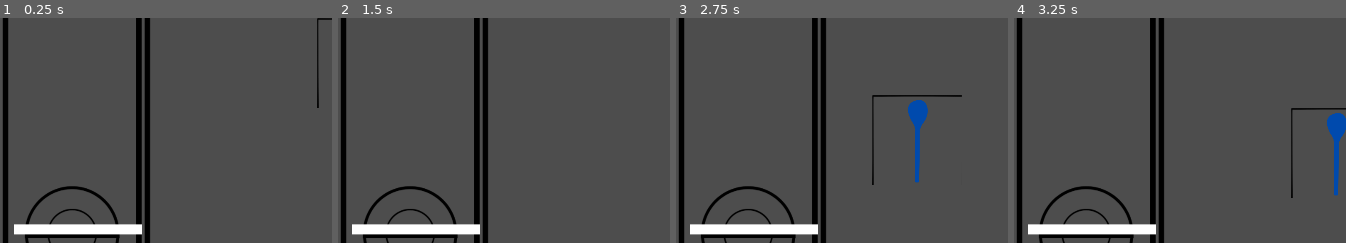
Above: before the commit, frames 1-4 (left to right).
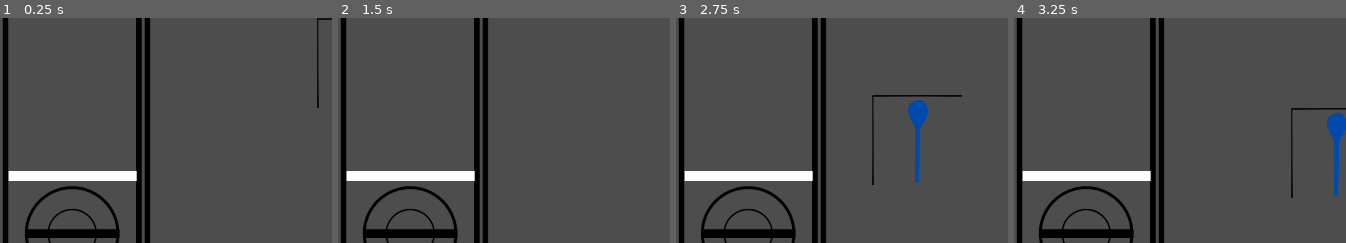
Above: after the commit, the same moments.

Repository: KylTan/Blue-Eagle-Beats-Game-Dev
Game: Godot game, scene res://Objects/Bass Game.tscn
Two runs of this game, one before a commit and one after it. Both use one fixed random seed, a clock stepped at 60 frames per second and the inputs below. The project has no main scene, so this scene is started directly.
Inputs (mouse positions are % of the whole screen's width and height, from its top left):
- Up to frame 1 (0.25 s): no input
- Up to frame 2 (1.5 s): tap Enter at 0.5 s; move the mouse to (58, 51) at 0.52 s; tap Space at 1.25 s
- Up to frame 3 (2.75 s): tap Enter at 2 s; move the mouse to (38, 67) at 2.02 s
- Up to frame 4 (3.25 s): tap Space at 2.75 s; move the mouse to (50, 70) at 2.77 s
The pictures show only the part of the screen within x 2-52%, y 40-90%; the shares and areas given below are measured in that part.

The runs differ from the first frame. In frame 1, 3.6% of the frame differs, in the area x 2-43%, y 68-97%; in frame 2, 3.6%; in frame 3, 3.6%; in frame 4, 3.6%.

Commit message:
small update

Diff:
--- a/Objects/Bar.gd
+++ b/Objects/Bar.gd
@@ -3,7 +3,7 @@
 var bassNoteHeavy = preload("res://Objects/Bass Note Heavy.tscn")
 var bassNoteLight = preload("res://Objects/Bass Note Light.tscn")
 
-var note_data = [
+var notes_data = [
 	{
 		"pos": 0,
 		"len":100
@@ -25,6 +25,12 @@
 func _ready():
 	pass # Replace with function body.
 
+func add_notes():
+	for note_data in notes_data:
+		var noteH = bassNoteHeavy.instance()
+		var noteL = bassNoteLight.instance()
+
+
 
 # Called every frame. 'delta' is the elapsed time since the previous frame.
 func _process(delta):
--- a/Objects/Bass Game.tscn
+++ b/Objects/Bass Game.tscn
@@ -80,7 +80,7 @@
 shape = SubResource("CapsuleShape2D_mfkri")
 
 [node name="Node2D" parent="." instance=ExtResource("7_h5hyk")]
-position = Vector2(-870, 379)
+position = Vector2(-883, 250)
 
 [connection signal="mouse_entered" from="Heavy Charge Zone" to="." method="_on_heavy_charge_zone_mouse_entered"]
 [connection signal="mouse_entered" from="Light Charge Zone" to="." method="_on_light_charge_zone_mouse_entered"]
